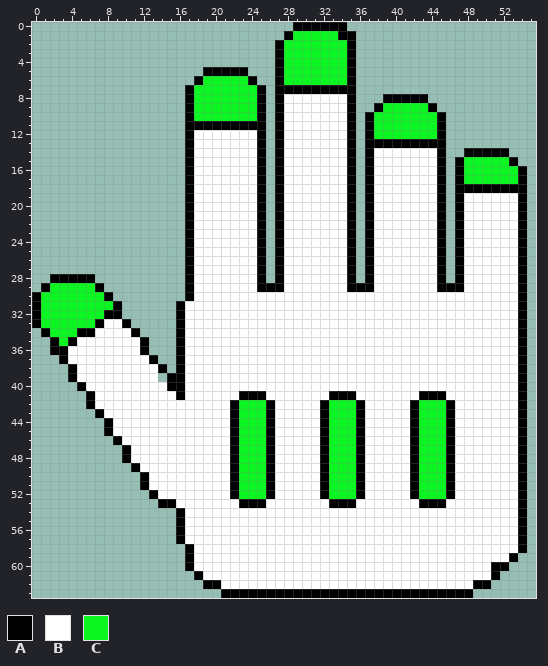
Two versions of one pixel-art sprite, app/src/main/res/drawable/green_hand.png. That is the earlier state.
The file is 56x64 pixels.
Palette (. is transparent): A #000000  B #ffffff  C #0bf621
And afterwards:
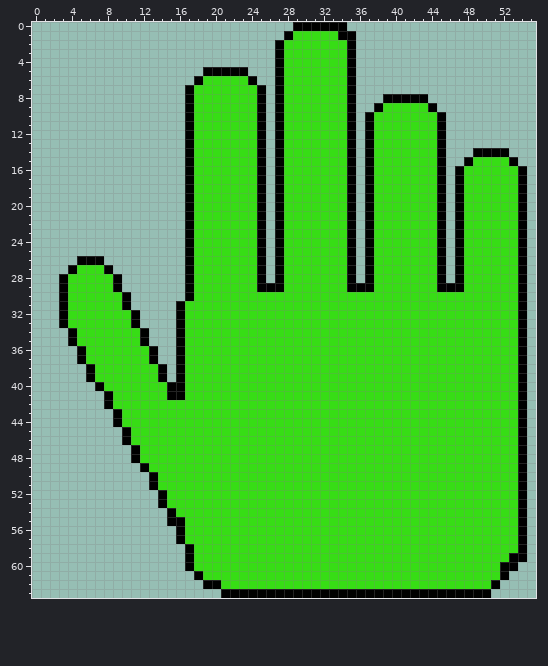
Difference:
Colour B changes from #ffffff to #37dd15.
The author put colour A in row 26 at x 5 to 7; in row 27 at x 4 and 8; in rows 28 to 29 at x 9; in rows 30 to 31 at x 10; in rows 32 to 33 at x 11; in row 34 at x 12.
The author put colour A in row 36 at x 13; in row 39 at x 14; in rows 54 to 55 at x 15; in row 59 at x 54; in row 60 at x 53; in row 61 at x 52.
The author put colour A in row 62 at x 51; in row 63 at x 49 to 50.
Colour B becomes colour A in rows 36 to 37 at x 5; in rows 38 to 39 at x 6; in row 40 at x 7; in row 41 at x 8 and 15; in row 42 at x 8; in rows 43 to 44 at x 9.
Colour B becomes colour A in rows 45 to 46 at x 10; in rows 47 to 48 at x 11; in row 49 at x 12; in rows 50 to 51 at x 13; in row 52 at x 14.
Colour C becomes colour A in row 15 at x 48; in rows 29 to 33 at x 3; in row 34 at x 4.
The author put colour B in row 27 at x 5 to 7; in row 28 at x 7 to 8; in row 29 at x 8; in row 30 at x 9; in row 32 at x 10.
Colour A becomes colour B in row 7 at x 28 to 34; in row 11 at x 18 to 24; in row 13 at x 38 to 44; in row 18 at x 48 to 53; in row 28 at x 4 to 6; in row 29 at x 7.
Colour A becomes colour B in row 30 at x 8; in row 31 at x 9; in row 32 at x 8 to 9; in row 33 at x 7 and 10; in row 34 at x 5 to 6 and 11; in row 36 at x 12.
Colour A becomes colour B in row 41 at x 23 to 25, 33 to 35 and 43 to 45; in rows 42 to 52 at x 22, 26, 32, 36, 42 and 46; in row 53 at x 15, 23 to 25, 33 to 35 and 43 to 45; in row 54 at x 16; in rows 60 to 61 at x 51; in row 62 at x 49 to 50.
Colour C becomes colour B in row 1 at x 29 to 33; in rows 2 to 5 at x 28 to 34; in row 6 at x 19 to 23 and 28 to 34; in rows 7 to 8 at x 18 to 24; in row 9 at x 18 to 24 and 39 to 43; in row 10 at x 18 to 24 and 38 to 44.
Colour C becomes colour B in rows 11 to 12 at x 38 to 44; in row 15 at x 49 to 52; in rows 16 to 17 at x 48 to 53; in row 29 at x 4 to 6; in row 30 at x 4 to 7; in row 31 at x 4 to 8.
Colour C becomes colour B in row 32 at x 4 to 7; in row 33 at x 4 to 6; in rows 42 to 52 at x 23 to 25, 33 to 35 and 43 to 45.
Colour A is removed in row 14 at x 48; in row 15 at x 47; in row 28 at x 2; in row 29 at x 1; in rows 30 to 33 at x 0; in row 34 at x 1.
Colour A is removed in row 35 at x 2; in row 36 at x 2 to 3; in row 37 at x 3; in row 38 at x 4; in row 39 at x 4 and 15; in row 40 at x 5.
Colour A is removed in rows 41 to 42 at x 6; in row 43 at x 7; in rows 44 to 45 at x 8; in row 46 at x 9; in rows 47 to 48 at x 10; in row 49 at x 11.
Colour A is removed in rows 50 to 51 at x 12; in row 52 at x 13.
Colour B is removed in rows 36 to 37 at x 4; in rows 38 to 39 at x 5; in row 40 at x 6; in rows 41 to 42 at x 7; in row 43 at x 8; in row 45 at x 9.
Colour C is removed in row 29 at x 2; in rows 30 to 33 at x 1 to 2; in row 34 at x 2 to 3; in row 35 at x 3.
Pixel boxes of the changes (left, top, right, bottom) in both pictures:
changed: (32, 31, 527, 598)
